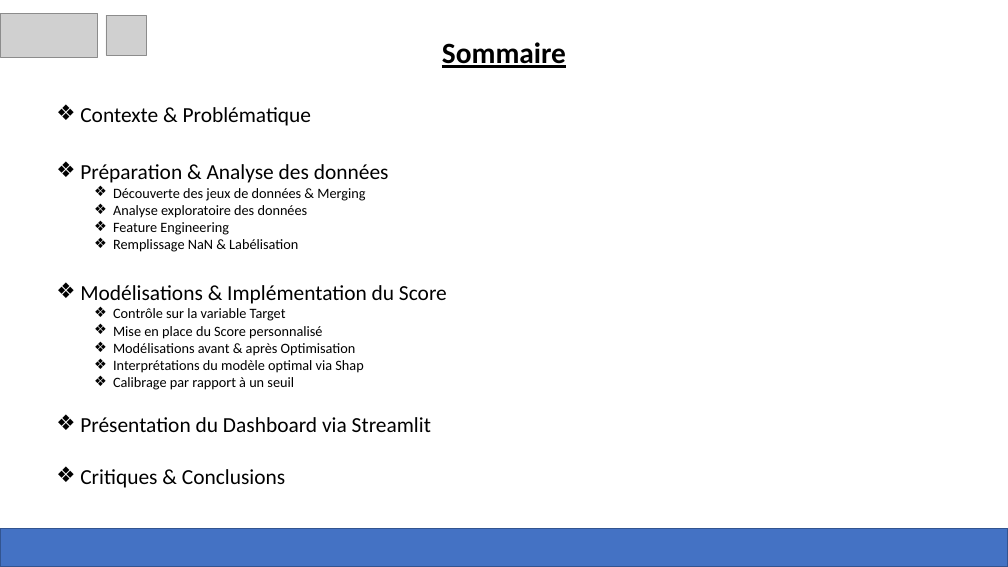
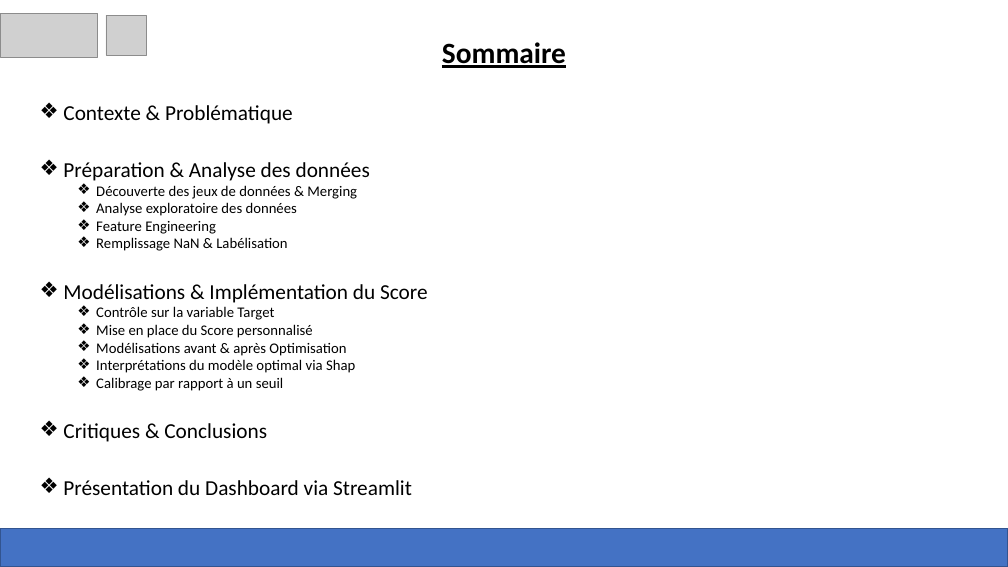
Before and after one commit to anojan01/P7_Anantharajah_Anojan, a slide deck: slide 2 of P7_04_Présentation.pptx. Drawn at 1008x567 pixels with LibreOffice and Linux fonts; fonts in the diff are those of the drawing; grey boxes stand for pictures. Boxes give left, top, right and bottom in pixels: in the first picture for what was removed or moved away, otherwise in the second. Text is boxed around its words. In the diff, an @@ line names an element or a change of style, - is before the commit and + after.

```diff
--- a/P7_04_Présentation.pptx
+++ b/P7_04_Présentation.pptx
@@ text "Contexte & Problématique": place and size @@
-text "Contexte & Problématique" at (80, 107, 447, 488)
+text "Contexte & Problématique" at (63, 105, 428, 495)
@@ text at (63, 105, 428, 495): size 20.4 to 20.3 pt in "Contexte & Problématique", "Préparation & Analyse des données", "Modélisations & Implémentation du Score", "Présentation du Dashboard via Streamlit"; size 13.6 to 14 pt in "Découverte des jeux de données & Merging", "Analyse exploratoire des données", "Feature Engineering", "Remplissage NaN & Labélisation" and 5 more places @@
@@ text at (63, 423, 267, 442): paragraph added @@
+❖ Critiques & Conclusions
@@ text at (80, 469, 285, 488): paragraph removed @@
-❖ Critiques & Conclusions
```
Also in this commit, not shown: 8 other slides changed, 2 slides removed, 3 other files.
